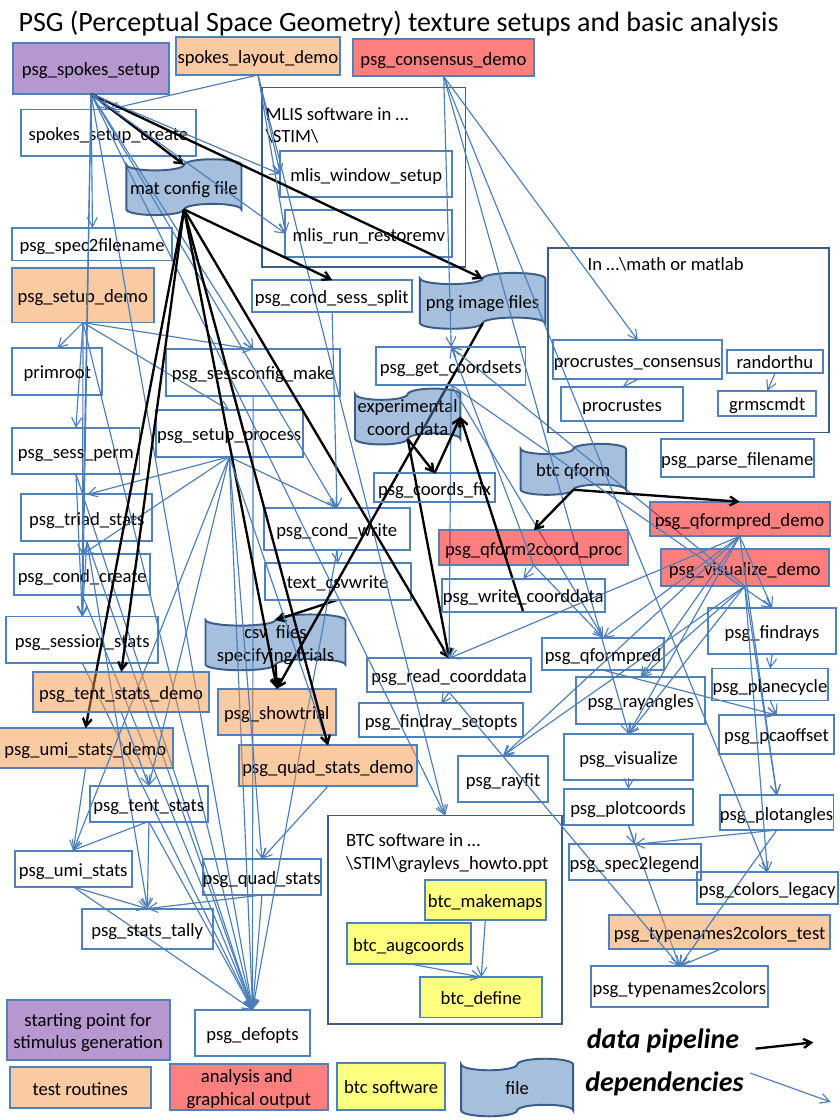
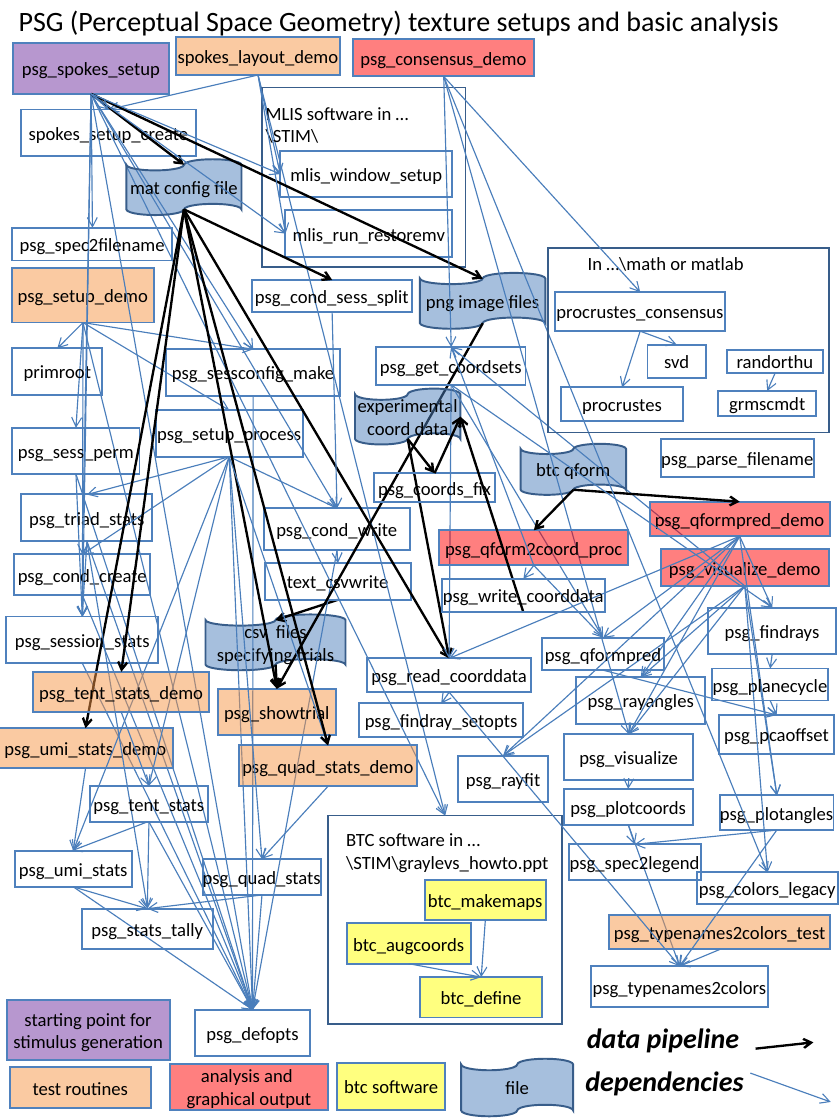
Before and after one commit to jvlab/perceptual_space_geometry, a slide deck: slide 2 of psg-code/psg_howto.ppt. Drawn at 840x1120 pixels with LibreOffice and Linux fonts; fonts in the diff are those of the drawing. Boxes give left, top, right and bottom in pixels: in the first picture for what was removed or moved away, otherwise in the second. Text is boxed around its words. In the diff, an @@ line names an element or a change of style, - is before the commit and + after.

```diff
--- a/psg-code/psg_howto.ppt
+++ b/psg-code/psg_howto.ppt
@@ arrow moved from (444, 76) - (637, 340) to (444, 76) - (641, 292) @@
@@ rectangle "procrustes_consensus": place and size @@
-rectangle "procrustes_consensus" at <box>553,340,724,380</box>
+rectangle "procrustes_consensus" at <box>556,292,726,332</box>
@@ arrow moved from (637, 380) - (623, 388) to (641, 332) - (622, 388) @@
@@ arrow added from (640, 332) to (676, 345), #4A7EBB 0.74 pt @@
@@ rectangle added at <box>647,345,706,379</box>, outline #4F81BD 1.25 pt, 12 pt, text #000000 @@
+svd
```
Also in this commit, not shown: 1 other slide changed, 1 other file.
